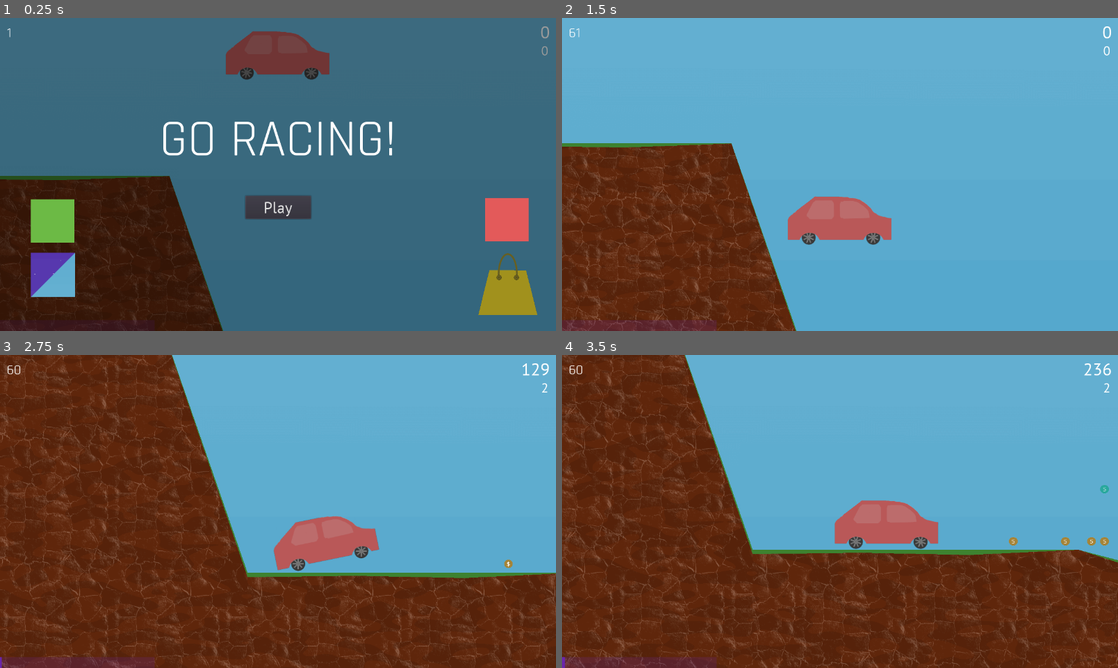
Above: before the commit, frames 1-4 (two rows, left to right).
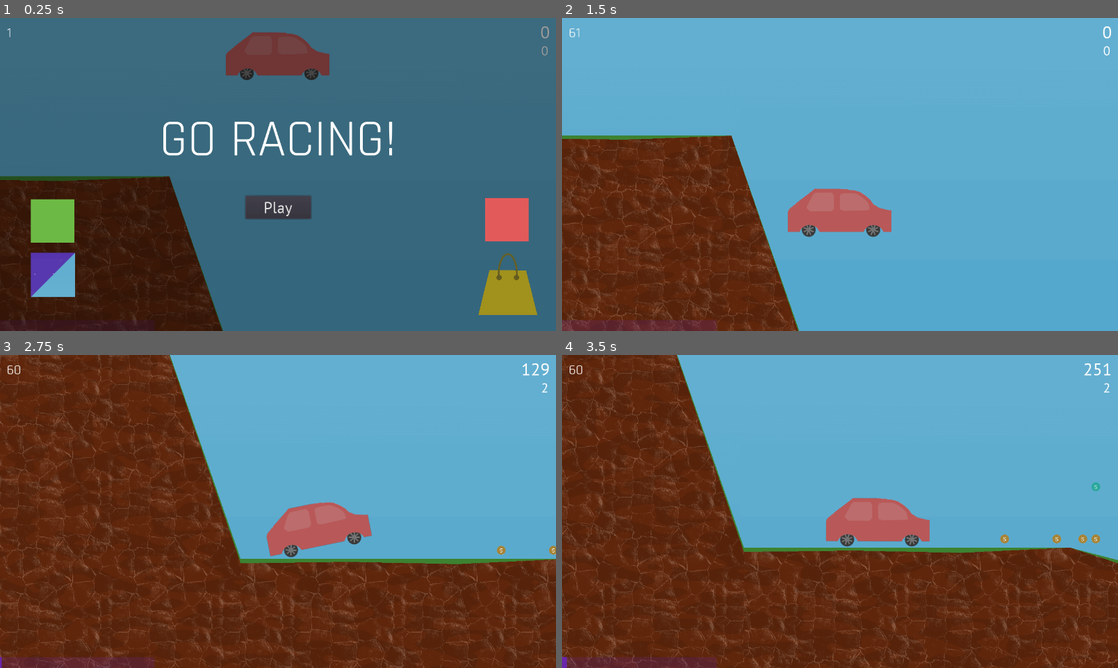
Above: after the commit, the same moments.

Repository: anhcraft/racing
Game: Godot game, scene res://Main.tscn
Two runs of this game, one before a commit and one after it. Both use one fixed random seed, a clock stepped at 60 frames per second and the inputs below.
Inputs (mouse positions are in pixels of both pictures, inside the frame that each line leads up to):
- Up to frame 1 (0.25 s): no input
- Up to frame 2 (1.5 s): click "Play" at 0.5 s; move the mouse to (962, 158) at 1.27 s; tap Space (car_boost) at 1.35 s; click (962, 158) at 1.42 s
- Up to frame 3 (2.75 s): move the mouse to (166, 527) at 2.02 s; tap W (car_go) at 2.1 s; click (166, 527) at 2.17 s
- Up to frame 4 (3.5 s): move the mouse to (895, 442) at 2.77 s; tap Space (car_boost) at 2.85 s; click (895, 442) at 2.92 s

The runs differ from the first frame. In frame 1, 0.3% of the frame differs, in the area x 0-60%, y 4-100%; in frame 2, 4.6%; in frame 3, 11%, in the area x 0-100%, y 0-100%; in frame 4, 8.1%.

Commit message:
Change camera movement speed

Diff:
--- a/Main.gd
+++ b/Main.gd
@@ -1,6 +1,6 @@
 extends Node2D
 
-export var camera_move_speed = 0.05
+export var camera_move_speed = 0.07
 export(Dictionary) var skin_icons = {
 	"red": Color8(227, 90, 90),
 	"blue": Color8(68, 154, 235),
